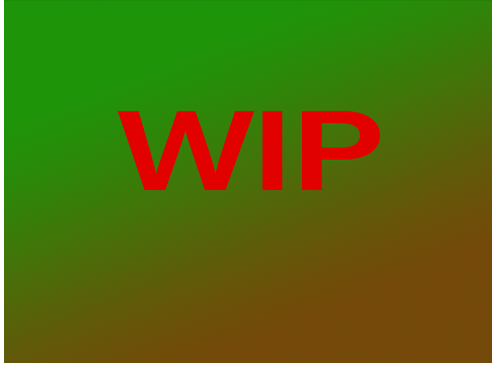
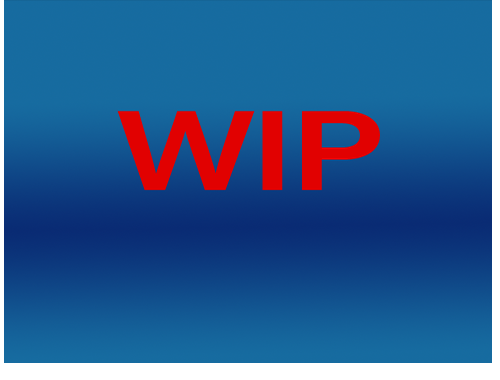
Layered file, before and after one edit (w=500, h=380). Changes by layer:
painted on "IconCanvas" over [4,0,492,363]
